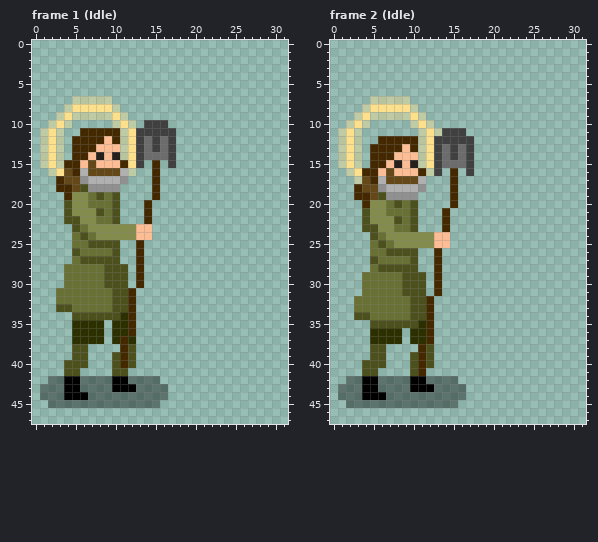
Pixel-art file, stored at Arte/San_Isidro_Full.aseprite. Above is the file before it was changed.
32x48 pixels, 28 frames. Colours within 5 levels of each other are drawn and written as one. Shown: frame 1 (Idle), frame 2 (Idle). The commit also changed other frames, which this record leaves out.
And afterwards:
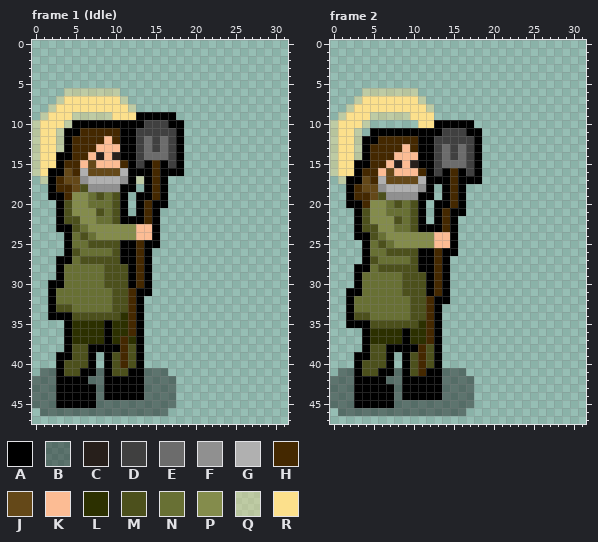
Palette (. is transparent): A #000000  B #05040365  C #271f1b  D #404040  E #6c6c6c  F #909090  G #b0b0b0  H #442800  J #644818  K #fcbc94  L #2c3000  M #4c501c  N #687034  P #848c4c  Q #fce08c65  R #fce08c
Diff:
Changed rows in their new state; - is an unchanged pixel.
Frame 1 (Idle), layers "Layer 3 Copy", "Layer 5", "Layer 4":
first column x 0:
 6 ----QQQQQQQ--------
 7 ---QRRRRRRRQ-------
 8 --QRR-----RRQ------
 9 -QRR-------RRAAAAA-
10 QRR--AAAAAAAAA---AA
11 QR--AA-----AA-----A
12 QR--A------AA-----A
13 QR--A------AA-----A
14 QR-AA------AA-----A
15 QR-A--------A-A-A-A
16 QRAA--------AAA-AAA
17 -QA---------AQA-A--
18 --A--------AA-A-A--
19 --AA-------A-AA-A--
20 ---A-------A-A-AA--
21 ---A-------A-A-A---
22 ---A-------AAA-A---
23 ---AA----------A---
24 ----A----------A---
25 ----A------AA-AA---
26 ----A------AA-A----
27 ---AA------AA-A----
28 ---A--------A-A----
29 ---A--------A-A----
30 --AA--------A-A----
31 --A----------AA----
32 --A----------A-----
33 --A----------A-----
34 --AAA--------A-----
35 ----A----A---A-----
36 ----A----A---A-----
37 ----A----A---A-----
38 ----A--AAAA--A-----
39 ---AA--A-A---A-----
40 ---A---A-A---A-----
41 -BBA--AABA--AABBB--
42 BB-A--A--A--AA--BB-
43 B--A--AA-A---A---B-
44 B--A---A-AAAAA---B-
45 BB-AAAAA--------BB-
46 -BBBBBBBBBBBBBBBB--
Frame 2, layers "Layer 3 Copy", "Layer 5", "Layer 4":
first column x 0:
 6 ----QQQQQQQ--------
 7 ---QRRRRRRRQ-------
 8 --QRR-----RRQ------
 9 -QRR-------RR------
10 QRR-------.-RAAAAA-
11 QR---AAAAAAAAA---AA
12 QR--AA-----AA-----A
13 QR--A------AA-----A
14 QR--A------AA-----A
15 QR-AA------AA-----A
16 QRRA--------A-A-A-A
17 -QAA--------AAA-AAA
18 --A---------A-A-A--
19 --A--------AA-A-A--
20 --AA-------A-AA-A--
21 ---A-------A-A-AA--
22 ---A-------A-A-A---
23 ---A-------AAA-A---
24 ---AA----------A---
25 ----A----------A---
26 ----A------AA-AA---
27 ----A------AA-A----
28 ---AA------AA-A----
29 ---A--------A-A----
30 ---A--------A-A----
31 --AA--------A-A----
32 --A----------AA----
33 --A----------A-----
34 --A----------A-----
35 --AAA--------A-----
36 ----A----A---A-----
37 ----A----A---A-----
38 ----A--AAAA--A-----
39 ---AA--A-A---A-----
40 ---A---A-A---A-----
41 -BBA--AABA--AABBB--
42 BB-A--A--A--AA--BB-
43 B--A--AA-A---A---B-
44 B--A---A-AAAAA---B-
45 BB-AAAAA--------BB-
46 -BBBBBBBBBBBBBBBB--
Boxes around the changes in both pictures, in picture pixels (x1, y1, x2, y2):
changed: (32, 88, 184, 416)
changed: (330, 88, 482, 416)
